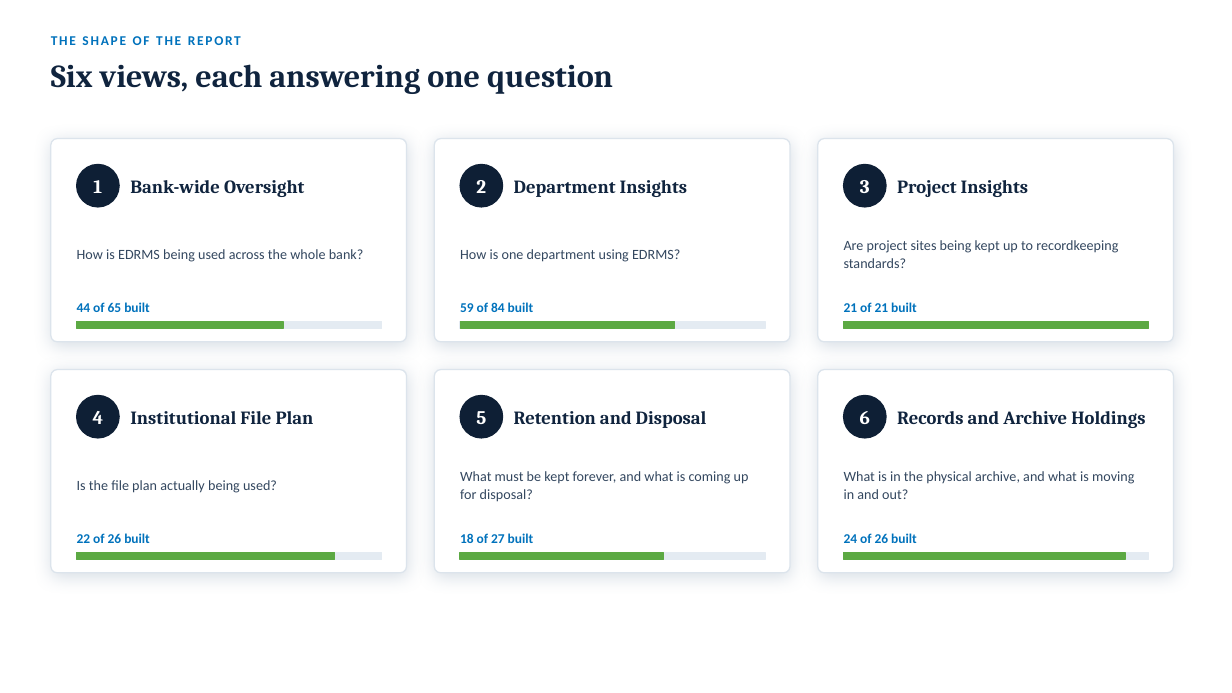
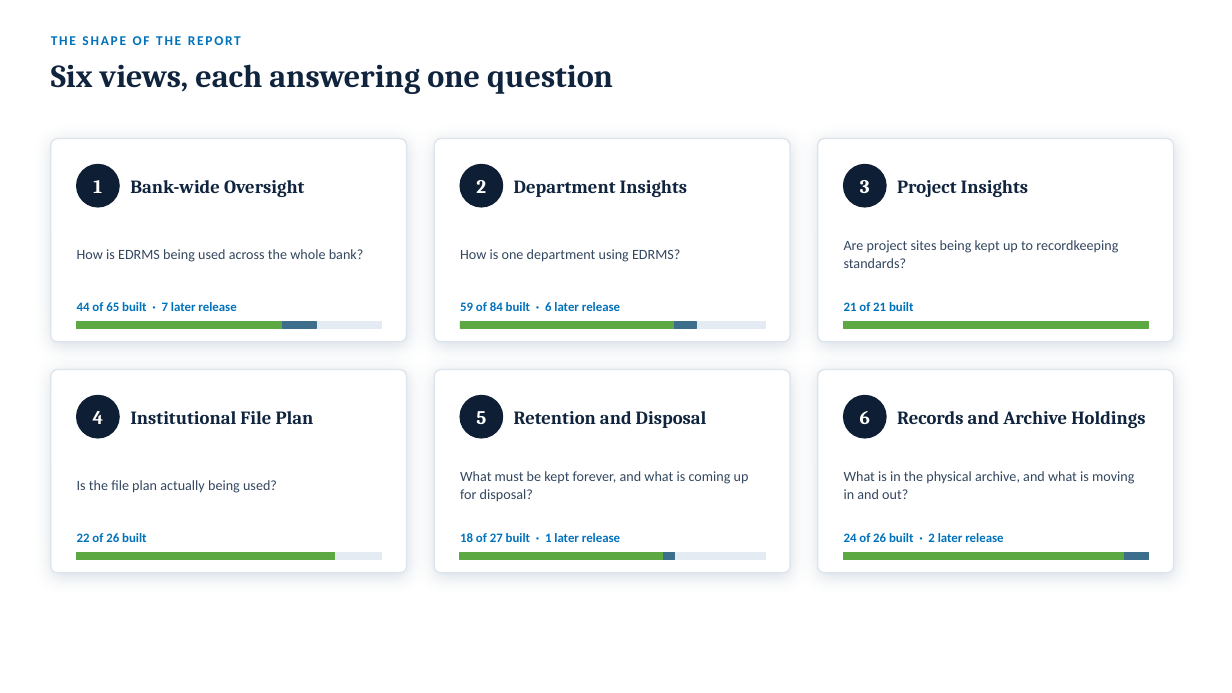
Before and after one commit to perezfiles01-droid/Jim, a slide deck: slide 3 of EDRMS_Client_Workshop_2026-08-22.pptx. Drawn at 1232x693 pixels with LibreOffice and Linux fonts; fonts in the diff are those of the drawing. Boxes give left, top, right and bottom in pixels: in the first picture for what was removed or moved away, otherwise in the second. Text is boxed around its words. In the diff, an @@ line names an element or a change of style, - is before the commit and + after.

```diff
--- a/EDRMS_Client_Workshop_2026-08-22.pptx
+++ b/EDRMS_Client_Workshop_2026-08-22.pptx
@@ text "21 of 21 built" at [844,302,913,311]: size 10.5 to 10 pt @@
@@ text at [77,302,236,311]: text changed; size 10.5 to 10 pt @@
-44 of 65 built
+44 of 65 built · 7 later release
@@ rectangle added at [283,322,316,328], fill #3D6E8C, outline #3D6E8C 1 pt @@
@@ text at [460,302,620,311]: text changed; size 10.5 to 10 pt @@
-59 of 84 built
+59 of 84 built · 6 later release
@@ rectangle added at [675,322,697,328], fill #3D6E8C, outline #3D6E8C 1 pt @@
@@ text "22 of 26 built" at [77,533,146,542]: size 10.5 to 10 pt @@
@@ text at [460,533,620,542]: text changed; size 10.5 to 10 pt @@
-18 of 27 built
+18 of 27 built · 1 later release
@@ text at [844,533,1003,542]: text changed; size 10.5 to 10 pt @@
-24 of 26 built
+24 of 26 built · 2 later release
@@ rectangle added at [664,553,675,559], fill #3D6E8C, outline #3D6E8C 1 pt @@
@@ rectangle added at [1126,553,1149,559], fill #3D6E8C, outline #3D6E8C 1 pt @@
```
Also in this commit, not shown: 16 other slides changed, 4 slides added, 2 other files.
